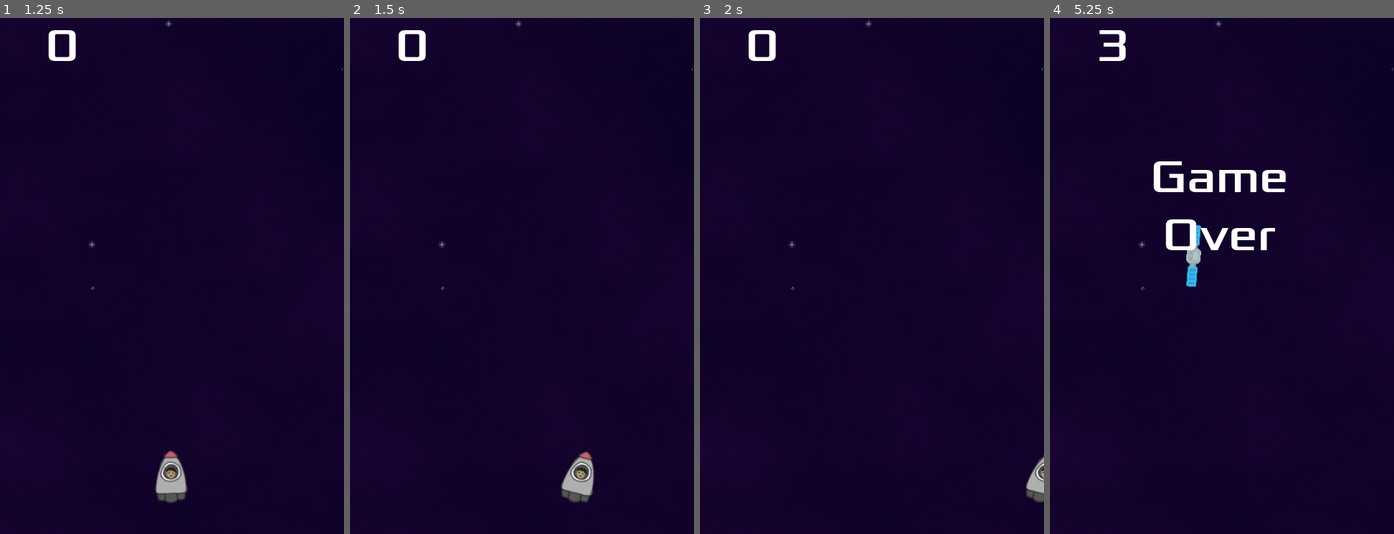
Above: before the commit, frames 1-4 (left to right).
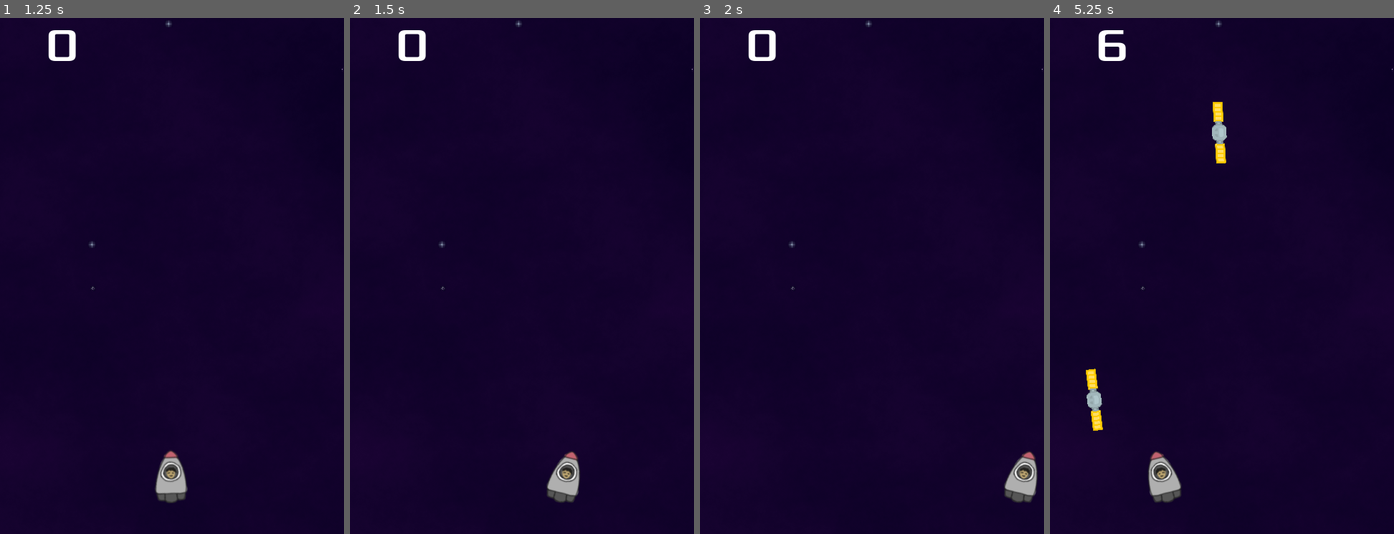
Above: after the commit, the same moments.

Repository: siddydutta/DYHTG-2024-SpaceEscape
Game: Godot game, scene res://main.tscn
Two runs of this game, one before a commit and one after it. Both use one fixed random seed, a clock stepped at 60 frames per second and the inputs below.
Inputs:
- Up to frame 1 (1.25 s): click "Launch Rocket" at 0.5 s
- Up to frame 2 (1.5 s): tap Enter at 1.25 s; hold Right (move_right) from 1.28 s (still down)
- Up to frame 3 (2 s): keep holding Right (move_right)
- Up to frame 4 (5.25 s): release Right (move_right) at 2.03 s; hold Left (move_left) 2.03-2.78 s; hold Right (move_right) 2.78-4.28 s; hold Left (move_left) from 4.28 s (still down)

Frame 1 is identical in both runs. In frame 2, 1.0% of the frame differs, in the area x 57-72%, y 84-94%; in frame 3, 0.8%; in frame 4, 3.6%, in the area x 10-69%, y 2-94%.

Commit message:
Frequency and speed of the mobs based on score

Diff:
--- a/main.gd
+++ b/main.gd
@@ -4,16 +4,18 @@
 @export var power_up_scene: PackedScene = preload("res://power_up.tscn")
 
 var score
-var mob_initial_velocity = 150
+var mob_initial_velocity = 200
 var mob_final_velocity = 250
-var powerup_initial_velocity = 50
-var powerup_final_velocity = 100
-
+var powerup_initial_velocity = 200
+var powerup_final_velocity = 250
+var speedDifficulty = 0
 
 func _ready():
 	#$HUD.connect("start_game", self, "new_game")
 	$HUD.start_game.connect(self.new_game)
-
+	$Player.connect("power_up_collected", Callable(self, "_on_power_up_collected"))
+	$MobTimer.wait_time = 1
+	score = 0
 # Called every frame. 'delta' is the elapsed time since the previous frame.
 func _process(delta: float) -> void:
 	pass
@@ -46,15 +48,17 @@
 	# Set the mob's position to a random location.
 	mob.position = mob_spawn_location.position
 
-	# Set the direction to be between 90 degrees (PI/2) and 180 degrees (PI)
-	var direction = randf_range(PI / 2, PI)
+	# Convert 80 and 100 degrees to radians
+	var direction = randf_range(1.39626, 1.74533)
 	mob.rotation = direction
 
+	if score % 10 == 0 and score != 0:
+		speedDifficulty += 30
+		$MobTimer.wait_time = max(0.5, $MobTimer.wait_time - 0.05)
+
 	# Choose the velocity for the mob.
-	var velocity = Vector2(randf_range(mob_initial_velocity, mob_final_velocity), 0.0)
+	var velocity = Vector2(randf_range(mob_initial_velocity + speedDifficulty, mob_final_velocity + speedDifficulty), 0.0)
 	mob.linear_velocity = velocity.rotated(direction)
-
-	# Spawn the mob by adding it to the Main scene.
 	add_child(mob)
 
 func _on_elevation_timer_timeout() -> void:
@@ -62,15 +66,27 @@
 	$HUD.update_score(score)
 
 
+
+func _on_power_up_collected():
+	score += 3
+	$HUD.update_score(score)
+
 func _on_power_up_timer_timeout() -> void:
 	var powerUp = power_up_scene.instantiate()
 
+	# Choose a random location on Path2D
 	var powerUp_spawn_location = $PowerUpPath/PowerUpSpawnLocation
 	powerUp_spawn_location.progress_ratio = randf()
 
+	# Set rotation explicitly to face down (PI / 2 radians)
+	var direction = PI / 2
+	powerUp.rotation = direction
+
+	# Set the position to the spawn location
 	powerUp.position = powerUp_spawn_location.position
 
-	var velocity = Vector2(randf_range(powerup_initial_velocity, powerup_final_velocity), 0.0)
+	# Set the velocity to move straight down
+	var velocity = Vector2(0.0, randf_range(powerup_initial_velocity, powerup_final_velocity))  # Moving down (positive y)
 	powerUp.linear_velocity = velocity
 
 	add_child(powerUp)
--- a/main.tscn
+++ b/main.tscn
@@ -13,9 +13,9 @@
 
 [sub_resource type="Curve2D" id="Curve2D_fyrt5"]
 _data = {
-"points": PackedVector2Array(0, 0, 0, 0, 8, 8, 0, 0, 0, 0, 472, 16, 0, 0, 0, 0, 472, 352, 0, 0, 0, 0, 8, 352, 0, 0, 0, 0, 8, 8)
+"points": PackedVector2Array(0, 0, 0, 0, 8, 8, 0, 0, 0, 0, 472, 16, 0, 0, 0, 0, 472, 352, 0, 0, 0, 0, 240, 354, 0, 0, 0, 0, 8, 352, 0, 0, 0, 0, 8, 8)
 }
-point_count = 5
+point_count = 6
 
 [node name="Main" type="Node"]
 script = ExtResource("1_t4vn5")
@@ -23,6 +23,7 @@
 [node name="BackGround" parent="." instance=ExtResource("2_t3buh")]
 
 [node name="Player" parent="." instance=ExtResource("1_iwmrs")]
+speed = 300
 
 [node name="MobTimer" type="Timer" parent="."]
 wait_time = 0.5
@@ -49,6 +50,8 @@
 [node name="HUD" parent="." instance=ExtResource("4_6nxef")]
 
 [node name="PowerUpPath" type="Path2D" parent="."]
+position = Vector2(0, 4.73988)
+scale = Vector2(1, 0.407514)
 curve = SubResource("Curve2D_fyrt5")
 
 [node name="PowerUpSpawnLocation" type="PathFollow2D" parent="PowerUpPath"]
--- a/mob.tscn
+++ b/mob.tscn
@@ -29,6 +29,7 @@
 
 [node name="Mob" type="RigidBody2D" groups=["mobs"]]
 collision_mask = 0
+gravity_scale = 0.0
 script = ExtResource("1_vwjby")
 
 [node name="AnimatedSprite2D" type="AnimatedSprite2D" parent="."]
--- a/player.gd
+++ b/player.gd
@@ -17,6 +17,7 @@
 	screen_size = get_viewport_rect().size
 	server = UDPServer.new()
 	server.listen(4242)
+
 
 # Called every frame. 'delta' is the elapsed time since the previous frame.
 func _process(delta):
--- a/power_up.tscn
+++ b/power_up.tscn
@@ -35,14 +35,15 @@
 }]
 
 [sub_resource type="CircleShape2D" id="CircleShape2D_mel2t"]
-radius = 64.0
+radius = 37.3571
 
 [node name="PowerUP" type="RigidBody2D" groups=["powerups"]]
 collision_mask = 0
+gravity_scale = 0.0
 script = ExtResource("1_fmasb")
 
 [node name="AnimatedSprite2D" type="AnimatedSprite2D" parent="."]
-scale = Vector2(0.25, 0.25)
+scale = Vector2(0.18, 0.18)
 sprite_frames = SubResource("SpriteFrames_3f6y5")
 animation = &"power_up"
 frame = 5
